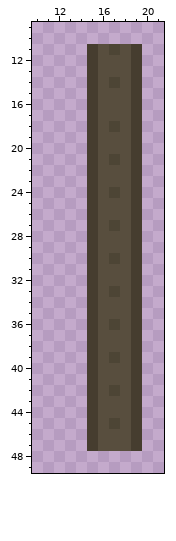
A pixel-art sprite gets an edit: HalloweenThings/build/textures/graves/grave2_s.png. The picture above was drawn from the file before the commit.
The file is 32x64 pixels. Shown: x 10..21, y 9..49. The old version is drawn lined up with the new one.
Now the later version:
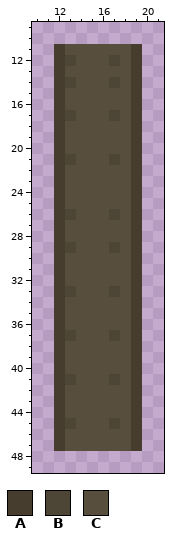
Palette (. is transparent): A #463d2f  B #4d4535  C #584e3e
Difference:
whole drawing moved by +1,+0 (the old picture is shown already moved)
There is now colour A in rows 11 to 47 at x 12.
There is now colour B in row 12 at x 13; in row 14 at x 13; in row 17 at x 13; in row 21 at x 13; in row 26 at x 13; in row 29 at x 13.
There is now colour B in row 33 at x 13; in row 37 at x 13; in row 41 at x 13; in row 45 at x 13.
The edit turns colour C into colour B in row 12 at x 17; in row 17 at x 17; in row 26 at x 17; in row 29 at x 17; in row 37 at x 17; in row 41 at x 17.
There is now colour C in row 11 at x 13 to 14; in row 12 at x 14; in row 13 at x 13 to 14; in row 14 at x 14; in rows 15 to 16 at x 13 to 14; in row 17 at x 14.
There is now colour C in rows 18 to 20 at x 13 to 14; in row 21 at x 14; in rows 22 to 25 at x 13 to 14; in row 26 at x 14; in rows 27 to 28 at x 13 to 14; in row 29 at x 14.
There is now colour C in rows 30 to 32 at x 13 to 14; in row 33 at x 14; in rows 34 to 36 at x 13 to 14; in row 37 at x 14; in rows 38 to 40 at x 13 to 14; in row 41 at x 14.
There is now colour C in rows 42 to 44 at x 13 to 14; in row 45 at x 14; in rows 46 to 47 at x 13 to 14.
The edit turns colour A into colour C in rows 11 to 47 at x 15.
The edit turns colour B into colour C in row 11 at x 17; in row 18 at x 17; in row 24 at x 17; in row 27 at x 17; in row 30 at x 17; in row 36 at x 17.
The edit turns colour B into colour C in row 39 at x 17; in row 42 at x 17.
Pixel boxes of the changes (left, top, right, bottom) in both pictures:
changed: (54, 44, 120, 451)
